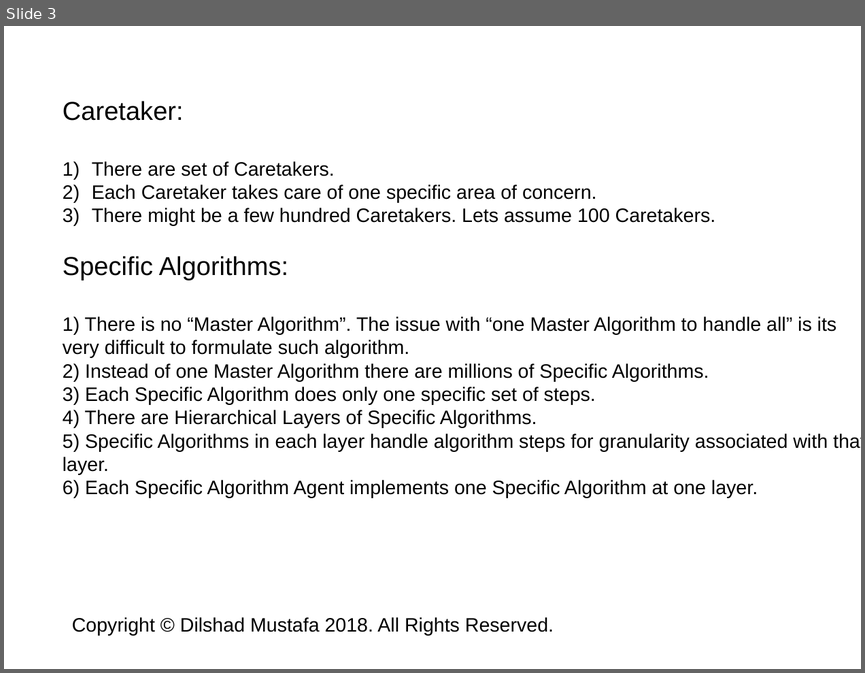
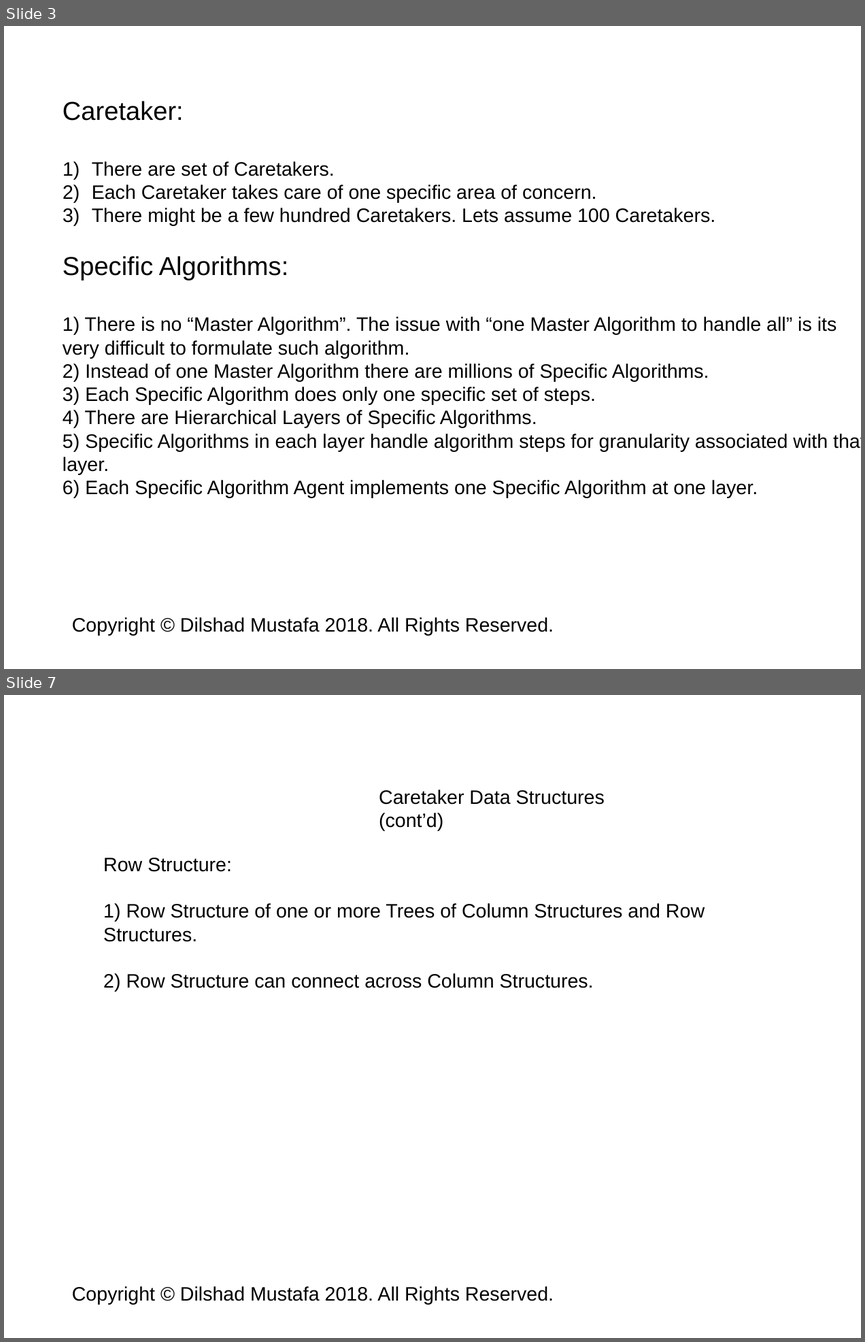
Before and after one commit to dilshadmustafa/CaretakerAI, a slide deck: Docs/Dilshad_Caretaker_Intelligence_ArtificialConsciousness.pptx. Shown one above the other, each under a label of ours: slide 3 before the commit, slides 3 and 7 after it; the slides between them are not shown. The pictures are 865x673 and 865x1342 pixels, drawn with LibreOffice and Linux fonts; fonts in the diff are those of the drawing. Boxes give left, top, right and bottom in pixels: in the first picture for what was removed or moved away, otherwise in the second. Text is boxed around its words. In the diff, an @@ line names an element or a change of style, - is before the commit and + after.

```diff
--- a/Docs/Dilshad_Caretaker_Intelligence_ArtificialConsciousness.pptx
+++ b/Docs/Dilshad_Caretaker_Intelligence_ArtificialConsciousness.pptx
@@ slide 7 added at [4, 695, 861, 1338], background #FFFFFF @@
@@ text added at [379, 790, 604, 831], 18 pt, text #000000 @@
+Caretaker Data Structures (cont’d)
@@ text added at [103, 858, 704, 991], 18 pt, text #000000 @@
+Row Structure:
+1) Row Structure of one or more Trees of Column Structures and Row Structures.
+2) Row Structure can connect across Column Structures.
@@ text added at [72, 1286, 553, 1304], 18 pt, text #000000 @@
+Copyright © Dilshad Mustafa 2018. All Rights Reserved.
```
Also in this commit, not shown: 2 slides changed, 1 other slide added, 2 other files.
